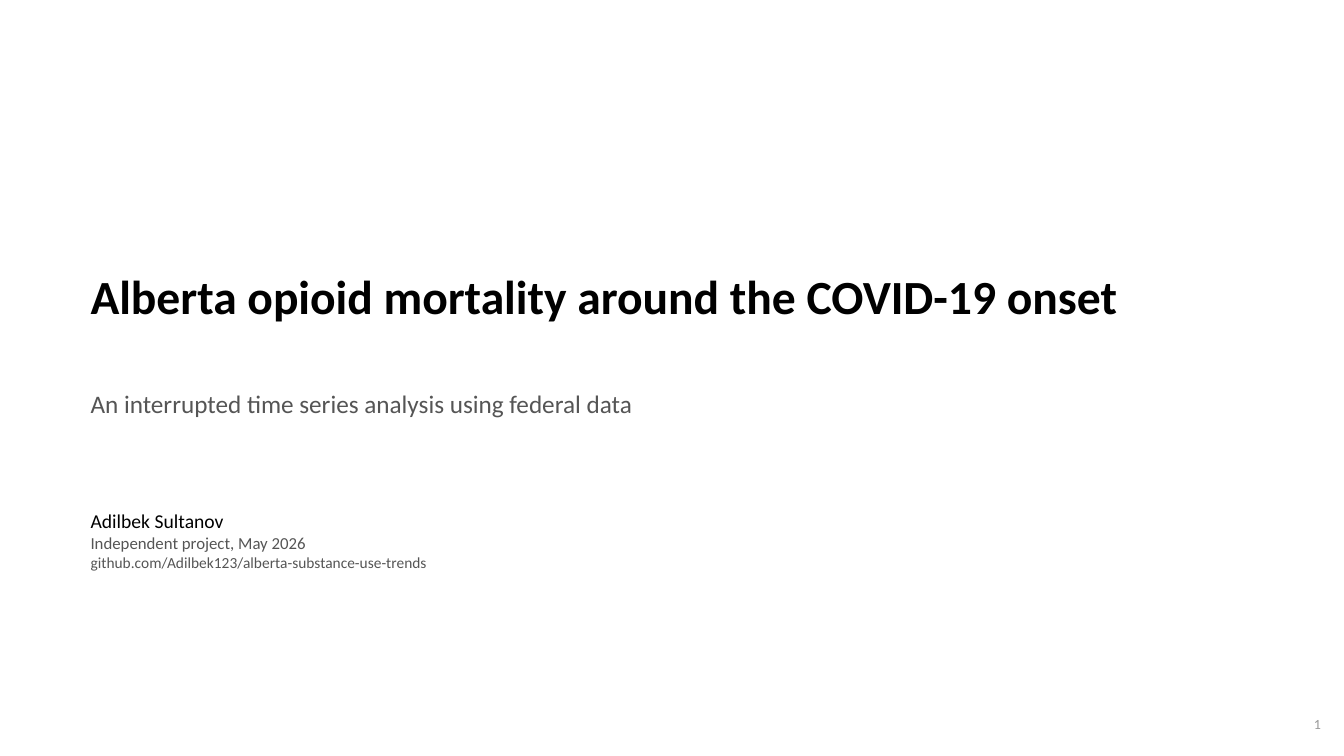
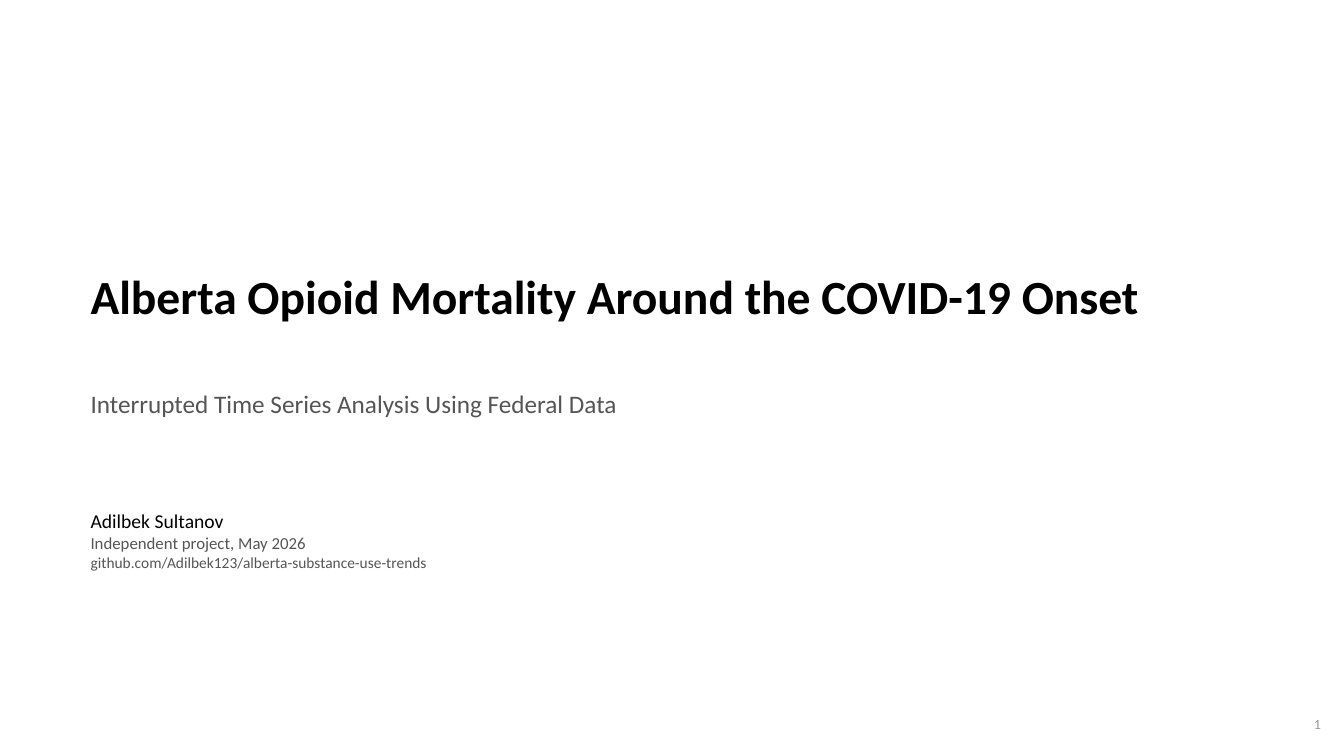
Before and after one commit to Adilbek123/alberta-substance-use-trends, a slide deck: slide 1 of slides.pptx. Drawn at 1344x756 pixels with LibreOffice and Linux fonts; fonts in the diff are those of the drawing. Boxes give left, top, right and bottom in pixels: in the first picture for what was removed or moved away, otherwise in the second. Text is boxed around its words. In the diff, an @@ line names an element or a change of style, - is before the commit and + after.

```diff
--- a/slides.pptx
+++ b/slides.pptx
@@ text at (x1=91, y1=280, x2=1139, y2=322): text changed @@
-Alberta opioid mortality around the COVID-19 onset
+Alberta Opioid Mortality Around the COVID-19 Onset
@@ text at (x1=91, y1=395, x2=617, y2=418): text changed @@
-An interrupted time series analysis using federal data
+Interrupted Time Series Analysis Using Federal Data
```
Also in this commit, not shown: 3 other slides changed, 4 slides added, 3 slides removed, 4 other files.
